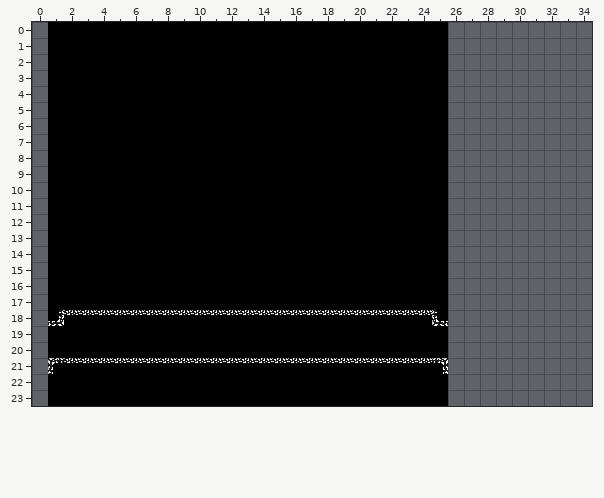
Tiled map: android/assets/levels/normal_room_1.tmx. That is the earlier state.
Cells are 16x16 px. Shown: x 0..34, y 0..23. The old version is drawn lined up with the new one.
Once edited:
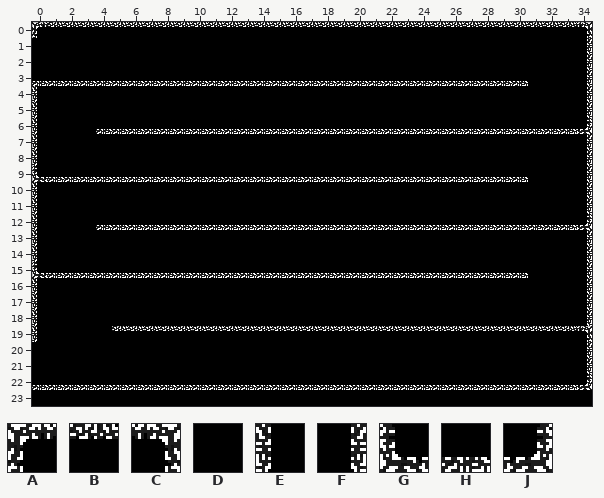
Key: from "tiles": A 0, B 1, C 2, D 3, E 4, F 6, G 8, H 9, J 10.
_ is an empty cell.
What changed:
map size 25x24 -> 35x24 cells (old content now starts at 1,0; both pictures use the new coordinates)
Layer "ground":
y 0: x 0..34 _DDDDDDDDDDDDDDDDDDDDDDDDD_________ -> ABBBBBBBBBBBBBBBBBBBBBBBBBBBBBBBBBC
y 1..2: x 0 _ -> D; x 26..34 _________ -> DDDDDDDDF
y 3: x 0..34 _DDDDDDDDDDDDDDDDDDDDDDDDD_________ -> HHHHHHHHHHHHHHHHHHHHHHHHHHHHHHHDDDF
y 4..5: x 0 _ -> E; x 26..34 _________ -> DDDDDDDDF
y 6: x 0 _ -> E; x 4..34 DDDDDDDDDDDDDDDDDDDDDD_________ -> HHHHHHHHHHHHHHHHHHHHHHHHHHHHHHJ
y 7..8: x 0 _ -> E; x 26..34 _________ -> DDDDDDDDF
y 9: x 0..34 _DDDDDDDDDDDDDDDDDDDDDDDDD_________ -> GHHHHHHHHHHHHHHHHHHHHHHHHHHHHHHDDDF
y 10..11: x 0 _ -> E; x 26..34 _________ -> DDDDDDDDF
y 12: x 0 _ -> E; x 4..34 DDDDDDDDDDDDDDDDDDDDDD_________ -> HHHHHHHHHHHHHHHHHHHHHHHHHHHHHHJ
y 13..14: x 0 _ -> E; x 26..34 _________ -> DDDDDDDDF
y 15: x 0..34 _DDDDDDDDDDDDDDDDDDDDDDDDD_________ -> GHHHHHHHHHHHHHHHHHHHHHHHHHHHHHHDDDF
y 16..17: x 0 _ -> E; x 26..34 _________ -> DDDDDDDDF
y 18: x 0..34 _JBBBBBBBBBBBBBBBBBBBBBBBG_________ -> EDDDDDDDDDDDDDDDDDDDDDDDDDDDDDDDDDF
y 19: x 0 _ -> E; x 5..34 DDDDDDDDDDDDDDDDDDDDD_________ -> BBBBBBBBBBBBBBBBBBBBBBBBBBBBBC
y 20: x 0 _ -> D; x 26..34 _________ -> DDDDDDDDF
y 21: x 0..34 _ABBBBBBBBBBBBBBBBBBBBBBBC_________ -> DDDDDDDDDDDDDDDDDDDDDDDDDDDDDDDDDDF
y 22: x 0..34 _DDDDDDDDDDDDDDDDDDDDDDDDD_________ -> HHHHHHHHHHHHHHHHHHHHHHHHHHHHHHHHHHJ
y 23: x 0 _ -> D; x 26..34 _________ -> DDDDDDDDD
Boxes around the changes in both pictures, in picture pixels (x1, y1, x2, y2):
changed: (32, 22, 592, 406)
